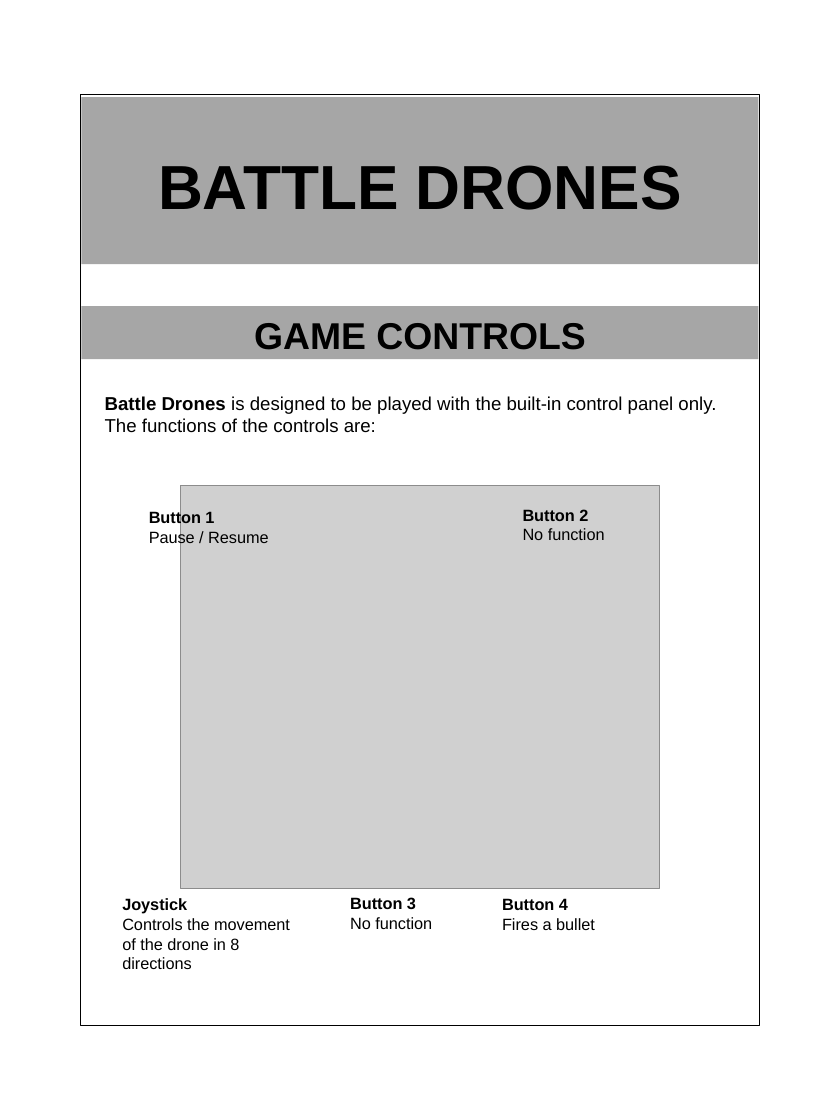
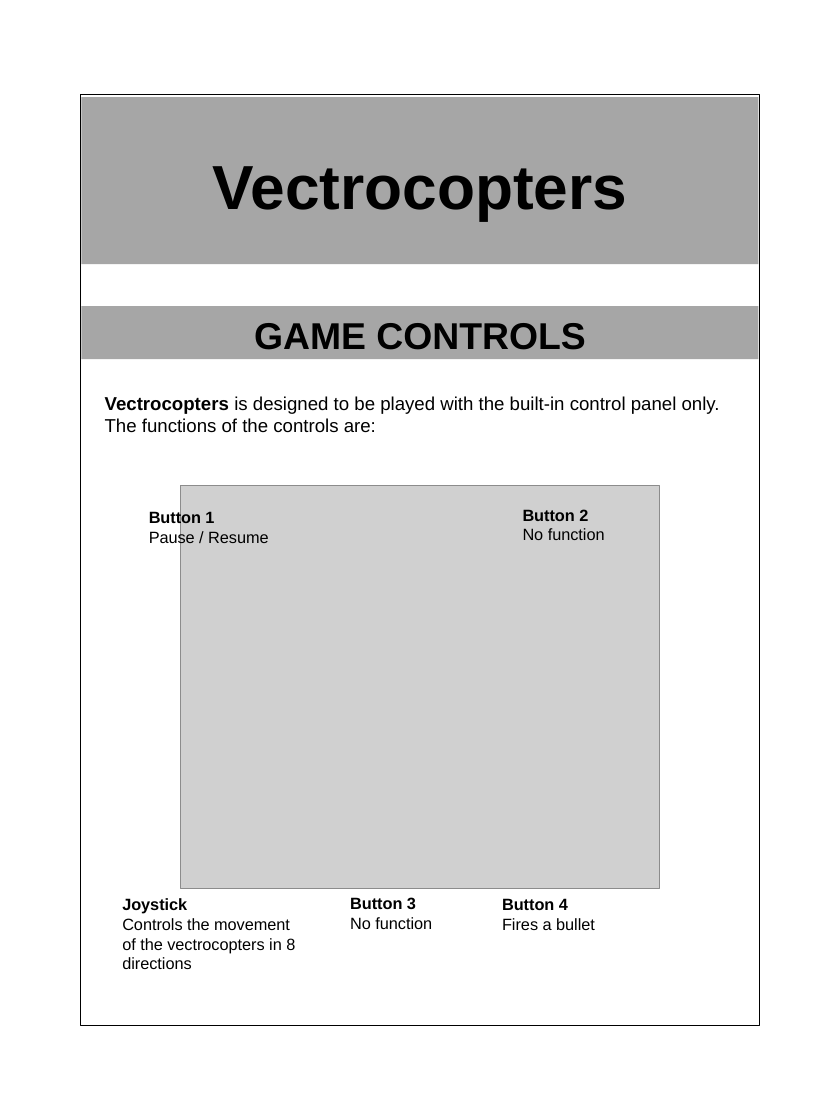
Before and after one commit to atonella/Battle_Drones, a slide deck: slide 2 of manual/manual_template.pptx. Drawn at 840x1120 pixels with LibreOffice and Linux fonts; fonts in the diff are those of the drawing; grey boxes stand for pictures. Boxes give left, top, right and bottom in pixels: in the first picture for what was removed or moved away, otherwise in the second. Text is boxed around its words. In the diff, an @@ line names an element or a change of style, - is before the commit and + after.

```diff
--- a/manual/manual_template.pptx
+++ b/manual/manual_template.pptx
@@ text in rectangle at (x1=213, y1=166, x2=628, y2=220): text changed @@
-BATTLE DRONES
+Vectrocopters
@@ text at (x1=105, y1=396, x2=720, y2=433): text changed @@
-Battle Drones is designed to be played with the built-in control panel only. The functions of the controls are:
+Vectrocopters is designed to be played with the built-in control panel only. The functions of the controls are:
@@ text at (x1=122, y1=918, x2=295, y2=969): text changed @@
-Controls the movement of the drone in 8 directions
+Controls the movement of the vectrocopters in 8 directions
```
Also in this commit, not shown: 2 other slides changed, 1 slide added, 1 slide removed, 14 other files.
